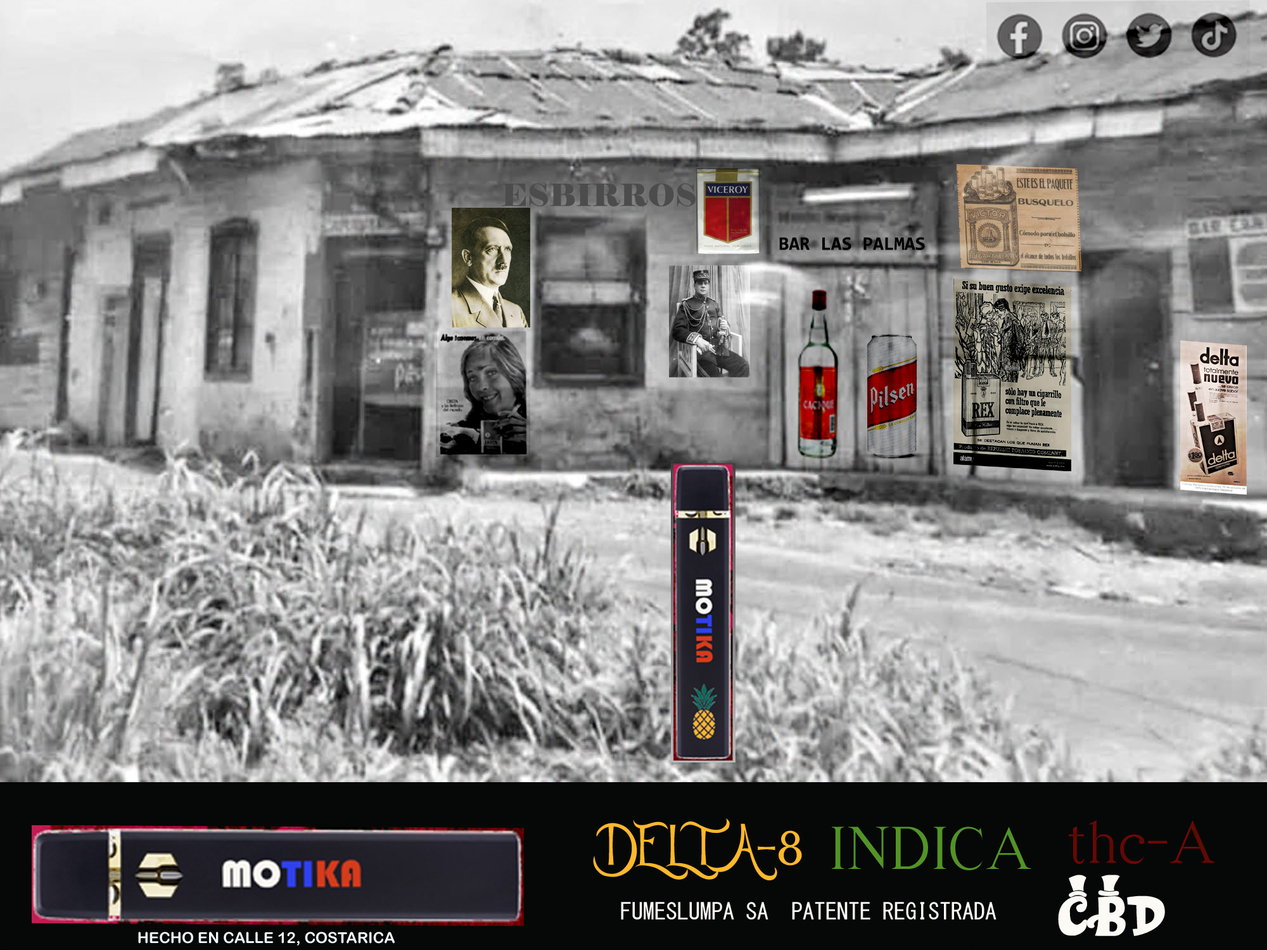
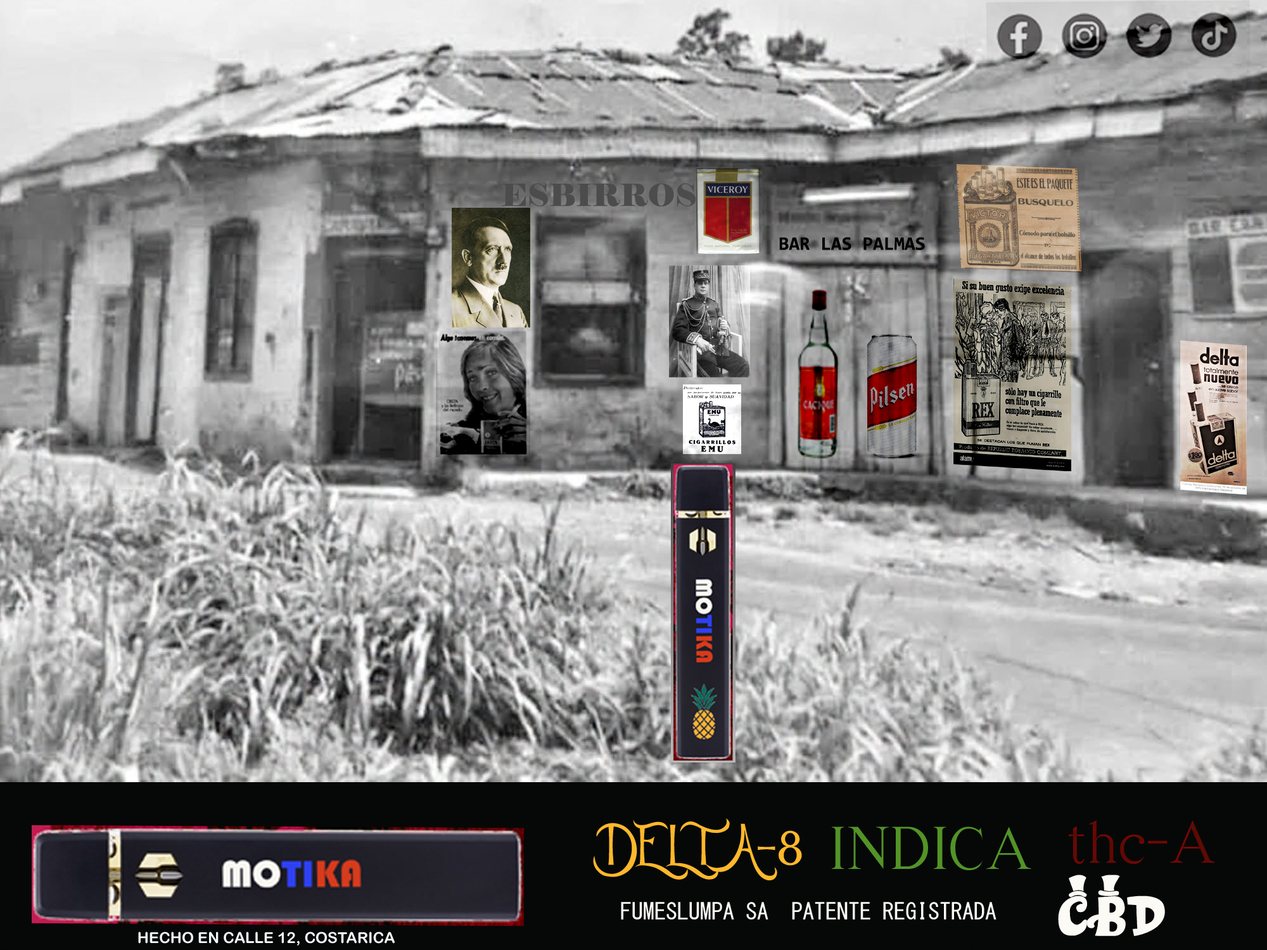
Layer changes from the first 1267 x 950 image to the second:
added layer "Layer 25" (linear light) above "Layer 24" over (x1=682, y1=384, x2=742, y2=455)
